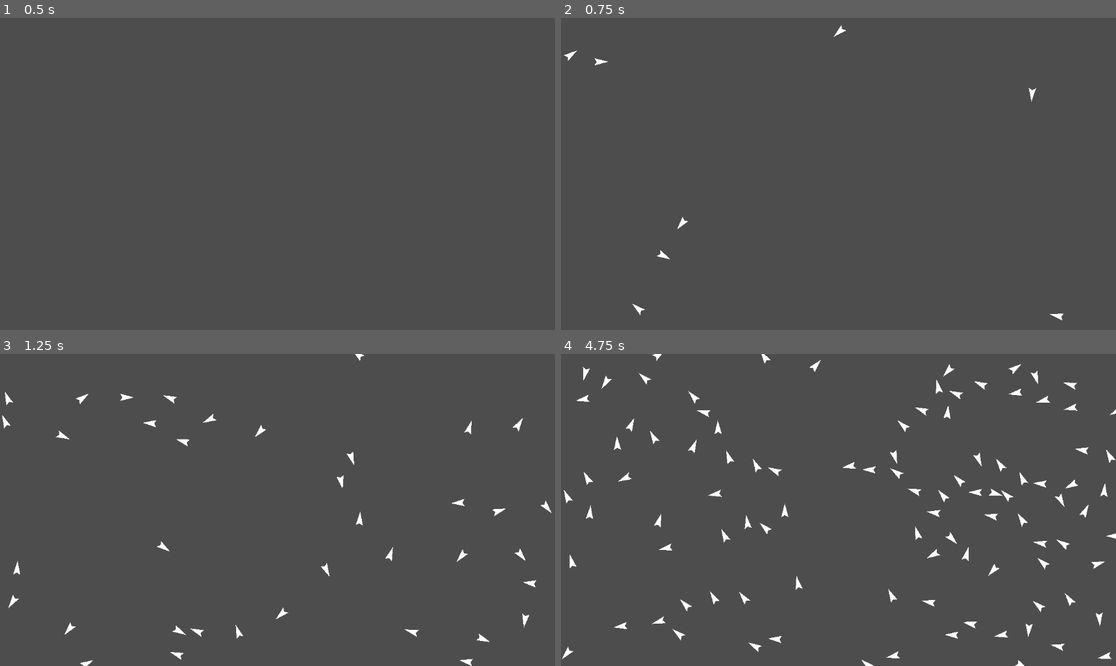
Above: before the commit, frames 1-4 (two rows, left to right).
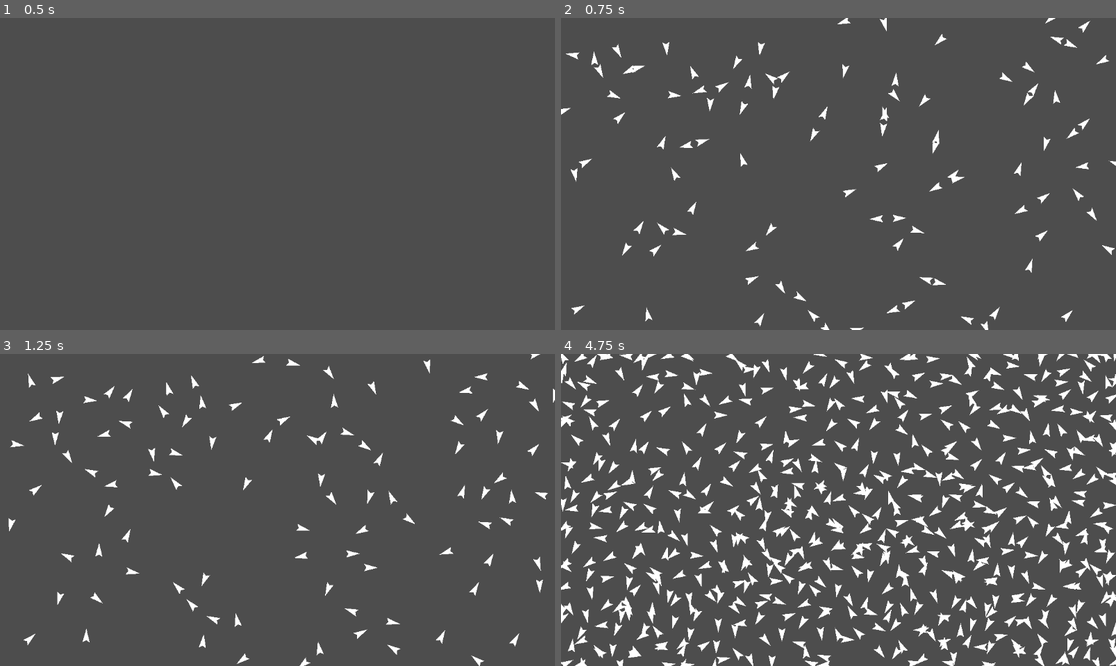
Above: after the commit, the same moments.

Repository: flamepineapple9/Boids
Game: Godot game, scene res://Scenes/Main.tscn
Same seed, same stepped clock (60 frames per second), same inputs: the game is played once before the commit and once after it.
Inputs:
- Up to frame 1 (0.5 s): no input
- Up to frame 2 (0.75 s): tap Enter at 0.5 s; tap Space (start) at 0.6 s
- Up to frame 3 (1.25 s): no input
- Up to frame 4 (4.75 s): tap Space (start) every 0.75 s from 1.35 to 4.35 s

Frame 1 is identical in both runs. In frame 2, 2.9% of the frame differs, in the area x 0-100%, y 0-100%; in frame 3, 3.8%; in frame 4, 17%.

Commit message:
boids are the worst
I hate them >:(

Diff:
--- a/Scenes/Boid.gd
+++ b/Scenes/Boid.gd
@@ -2,7 +2,7 @@
 
 var startScale = .6
 var vel: Vector2 = Vector2(0,0)
-var speed: int = 600 * startScale
+var speed: int = 100 * startScale
 
 # Called when the node enters the scene tree for the first time.
 func _ready():
@@ -17,13 +17,13 @@
 	rotation = vel.angle()
 
 	#add all rule terms to vel, it will be normalized later to not increase the speed of boids
-	vel += velocityMatch() + positionMatch() + avoidance()
+	vel += avoidance() + velocityMatch() + positionMatch()
 
 	position += vel.normalized() * speed * delta
 
 	screenWrap()
 
-#this one def works
+#this one def works LMFAO no it does NOT. goes to fucking infinity if the /85 isnt there
 func velocityMatch():
 	var c = Vector2.ZERO
 
@@ -36,22 +36,21 @@
 
 	return c
 
-#pretty sure this one works
+#everything sucks, "expected behavior" from multiplying the return by 90 for some reason :clueless:
 func positionMatch():
 	var c = Vector2.ZERO
 
 	var localBoids = $Vision.get_overlapping_areas()
-	if(localBoids.size() > 0):
-		var avgPos: Vector2 = Vector2(0,0)
+	if localBoids.size() > 0:
+		var avgPos: Vector2 = Vector2.ZERO
 		for i in localBoids.size():
 			avgPos += localBoids[i].position
 		avgPos /= localBoids.size()
-		c = position.direction_to(avgPos)/25
+		c = position.direction_to(avgPos)
 
 	return c
 
-#probably will have to handle all close boids, not just the closest one. Remove boids from localBoids if they are not considered close, then use both close boids in calculation
-# return c -= position - closeBoidObj.position
+#currently unused
 func proximity():
 	var c = Vector2.ZERO
 
@@ -86,7 +85,7 @@
 		for n in closeBoids.size():
 			avgDist +=  position - closeBoids[n].position
 
-		return avgDist.normalized()
+		return avgDist
 	return Vector2.ZERO
 
 #replace with boundary(), should be pretty simple (clueless)
--- a/Scenes/Boid.tscn
+++ b/Scenes/Boid.tscn
@@ -1,10 +1,6 @@
-[gd_scene load_steps=3 format=3 uid="uid://f6xoyvhhufxt"]
+[gd_scene load_steps=2 format=3 uid="uid://f6xoyvhhufxt"]
 
 [ext_resource type="Script" path="res://Scenes/Boid.gd" id="1_3tijs"]
-
-[sub_resource type="CapsuleShape2D" id="CapsuleShape2D_g0q1t"]
-radius = 7.5
-height = 40.0
 
 [node name="Boid" type="Area2D"]
 scale = Vector2(0.4, 0.4)
@@ -15,14 +11,14 @@
 scale = Vector2(0.407126, 1824.43)
 polygon = PackedVector2Array(61.406, 0, -55.2654, -0.00685146, -36.8436, 0, -55.2654, 0.00685146)
 
-[node name="Hitbox" type="CollisionShape2D" parent="."]
+[node name="Hitbox" type="CollisionPolygon2D" parent="."]
 rotation = 1.57079
-shape = SubResource("CapsuleShape2D_g0q1t")
+polygon = PackedVector2Array(-12.5001, 22.4999, 0.00015686, -25, 12.4999, 22.5001, -9.41157e-05, 15)
 
 [node name="Vision" type="Area2D" parent="."]
 rotation = 1.57079
 collision_layer = 2
 
 [node name="VisionBox" type="CollisionPolygon2D" parent="Vision"]
-position = Vector2(6.27438e-06, -1)
-polygon = PackedVector2Array(9.99985, 23.5001, 55.9999, 17.0004, 128.002, -270.999, -127.998, -271.001, -56.0001, 16.9996, -10.0001, 23.4999, -7.49986, -21.5, 7.50013, -21.5)
+scale = Vector2(2.02, 2.02)
+polygon = PackedVector2Array(-7.43483, 11.2032, -0.773436, -12.5309, 1.0168, -12.5091, 7.52189, 11.125, 0.605332, 14.468, -0.00101018, 161, 119.999, 121.001, 160, 1.001, 120.001, -118.999, 0.000997626, -159, -119.999, -119.001, -160, 0.998996, -120.001, 120.999, -1.39727, 161.054, -1.58744, 14.3705)
--- a/Scenes/flockSpawner.gd
+++ b/Scenes/flockSpawner.gd
@@ -1,9 +1,9 @@
 extends Node2D
 
 var boidLoad = preload("res://Scenes/Boid.tscn")
+
 var random = RandomNumberGenerator.new()
 
-var boidCount: int = 0
 var boidMax: int = 100
 
 var start: bool = false
@@ -15,13 +15,9 @@
 # Called every frame. 'delta' is the elapsed time since the previous frame.
 func _physics_process(delta):
 	if Input.is_action_just_pressed("start"):
-		start = true
-
-	if start:
-		if boidCount < boidMax:
+		for i in range(boidMax):
 			var boidInstance = boidLoad.instantiate()
 			boidInstance.position.x = randi_range(0,get_viewport_rect().size.x)
 			boidInstance.position.y = randi_range(0,get_viewport_rect().size.y)
 			boidInstance.rotation_degrees = randf_range(-360,360)
 			get_parent().add_child(boidInstance)
-			boidCount += 1
